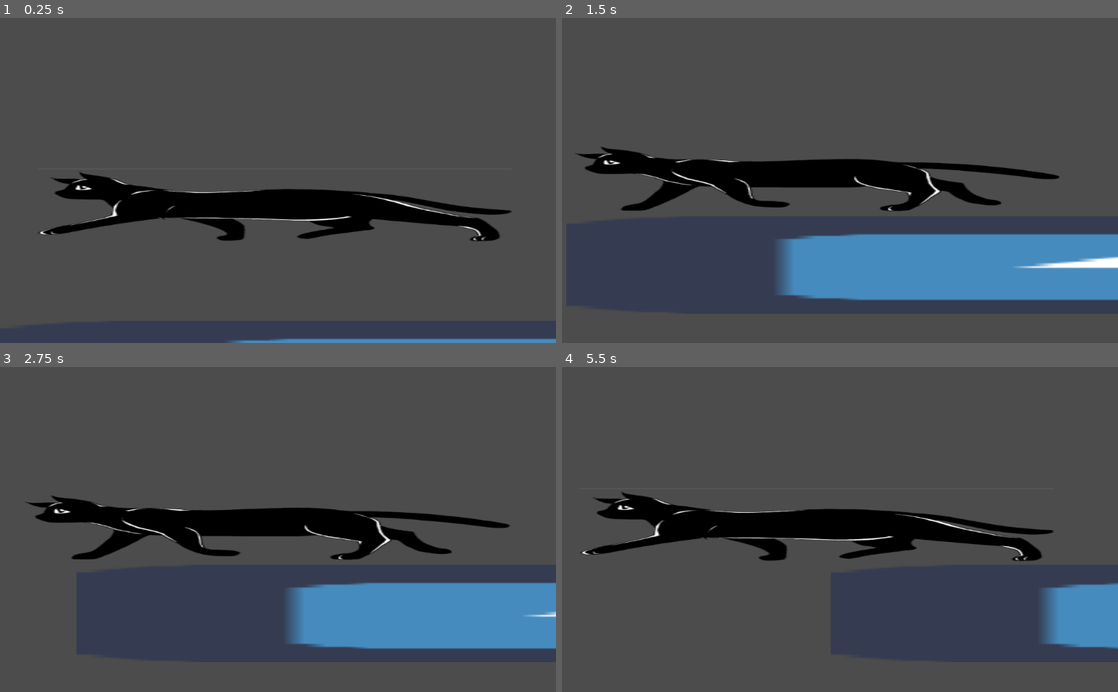
Above: before the commit, frames 1-4 (two rows, left to right).
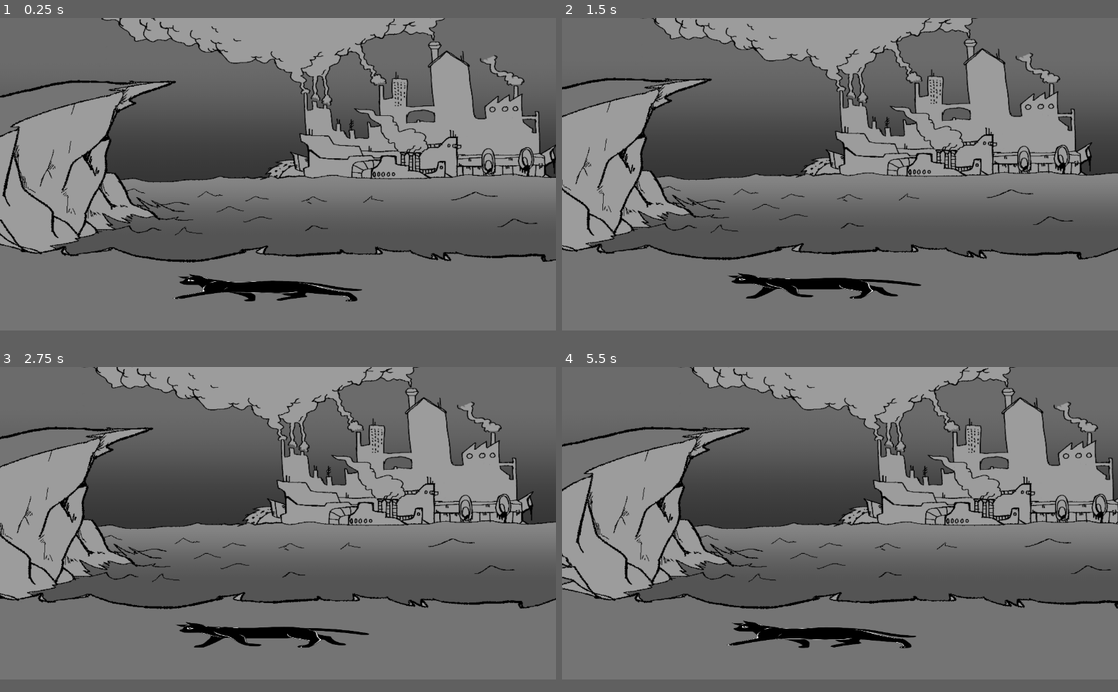
Above: after the commit, the same moments.

Repository: Fixirk/ChronOcean
Game: Godot game, scene res://IntroScene.tscn
Same seed, same stepped clock (60 frames per second), same inputs: the game is played once before the commit and once after it. The engine's default icon, where the game draws it, is replaced by a stand-in: a white triangle on a blue panel in a dark square.
Inputs:
- Up to frame 1 (0.25 s): no input
- Up to frame 2 (1.5 s): hold D (right) 0.53-1.28 s; hold A (left) from 1.28 s (still down)
- Up to frame 3 (2.75 s): release A (left) at 2.03 s; hold D (right) from 2.03 s (still down)
- Up to frame 4 (5.5 s): release D (right) at 3.53 s; hold A (left) from 3.53 s (still down)
In our replay, the window is 800x468 before the commit and 800x450 after it. These sizes can differ from the game's own. Grey fills any space a smaller window leaves; there, only what the larger window draws over its background counts as a difference.

The runs differ from the first frame. In frame 1, 74% of the frame differs, in the area x 0-100%, y 0-100%; in frame 2, 80%, in the area x 0-100%, y 0-97%; in frame 3, 80%; in frame 4, 78%.

Commit message:
bg

Diff:
--- a/IntroScene.tscn
+++ b/IntroScene.tscn
@@ -1,8 +1,9 @@
-[gd_scene load_steps=8 format=2]
+[gd_scene load_steps=9 format=2]
 
 [ext_resource path="res://Player.gd" type="Script" id=1]
 [ext_resource path="res://Img/pngegg.png" type="Texture" id=2]
 [ext_resource path="res://icon.png" type="Texture" id=3]
+[ext_resource path="res://assets/background/BG1.png" type="Texture" id=4]
 
 [sub_resource type="CapsuleShape2D" id=1]
 radius = 29.0
@@ -41,13 +42,17 @@
 }
 
 [sub_resource type="RectangleShape2D" id=2]
-extents = Vector2( 31.9687, 33.3333 )
+extents = Vector2( 62.5312, 37.3333 )
 
 [node name="Node2D" type="Node2D"]
 position = Vector2( 1, 0 )
 
+[node name="Bg1" type="Sprite" parent="."]
+position = Vector2( 645, 382 )
+texture = ExtResource( 4 )
+
 [node name="Player" type="KinematicBody2D" parent="."]
-position = Vector2( 207, 409 )
+position = Vector2( 258, 611 )
 script = ExtResource( 1 )
 
 [node name="Pngegg" type="Sprite" parent="Player"]
@@ -57,12 +62,16 @@
 vframes = 12
 
 [node name="Camera2D" type="Camera2D" parent="Player"]
+position = Vector2( -495, -495 )
+anchor_mode = 0
 current = true
-zoom = Vector2( 0.4, 0.4 )
+zoom = Vector2( 0.8, 0.8 )
+drag_margin_h_enabled = true
+drag_margin_v_enabled = true
 smoothing_enabled = true
 
 [node name="CollisionShape2D" type="CollisionShape2D" parent="Player"]
-position = Vector2( -7, -5 )
+position = Vector2( -7, -3 )
 rotation = 1.5708
 shape = SubResource( 1 )
 
@@ -78,11 +87,6 @@
 [node name="StaticBody2D" type="StaticBody2D" parent="."]
 
 [node name="CollisionShape2D" type="CollisionShape2D" parent="StaticBody2D"]
-position = Vector2( 513.5, 561.5 )
+position = Vector2( 644.5, 690 )
 scale = Vector2( 16, 1.125 )
 shape = SubResource( 2 )
-
-[node name="sol" type="Sprite" parent="StaticBody2D"]
-position = Vector2( 511, 562 )
-scale = Vector2( 16, 1.125 )
-texture = ExtResource( 3 )
--- a/Player.gd
+++ b/Player.gd
@@ -34,7 +34,7 @@
 		motion.x = MAXSPEED
 		facing_right =true
 		$AnimationPlayer.play("go left")
-	if Input.is_action_pressed("left"):
+	elif Input.is_action_pressed("left"):
 		motion.x = -MAXSPEED
 	else:
 		motion.x =0
--- a/project.godot
+++ b/project.godot
@@ -13,6 +13,12 @@
 config/name="ChronOcean"
 run/main_scene="res://IntroScene.tscn"
 config/icon="res://icon.png"
+
+[display]
+
+window/size/width=1280
+window/size/height=720
+window/stretch/aspect="keep"
 
 [input]
 
Not shown, added: assets/background/BG1.png.import
